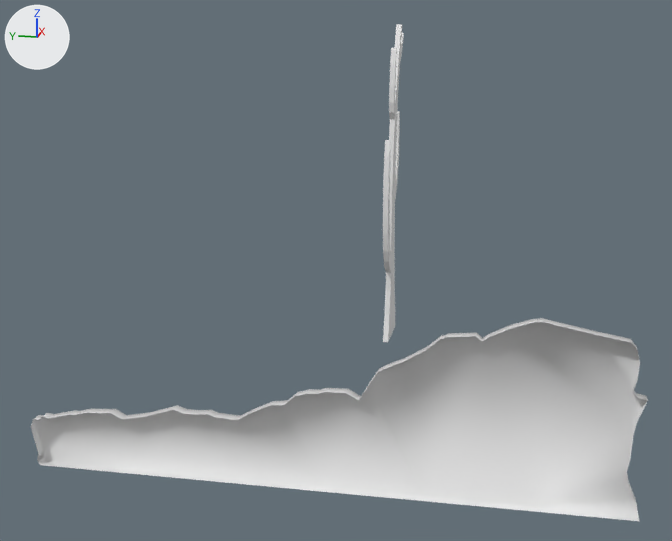
Renders of the FBX model SparkleLeaf/Assets/Art/Models/tree_01.fbx from each side of a commit.
One viewpoint serves both versions: a camera (50 mm lens) standing at (-13.21, -1.79, 4.24) and looking at (-2.41, 0.37, 1.54). The axes (+X, +Y, +Z) are drawn at upper left. The lights are the same throughout. Materials are left out; every surface is plain grey.

Names of what the first picture shows: 'ground_01', 'tree_01'.
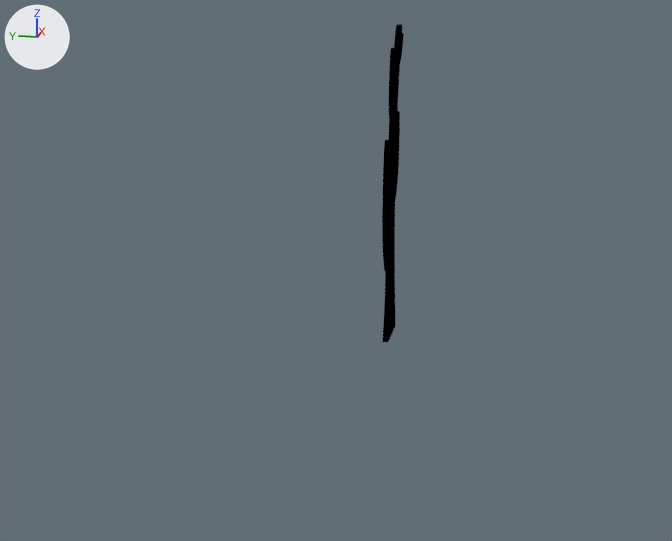
The newer file is also rescaled (x0.01) as a whole; pictures and numbers use the older file's frame.

Pixel boxes [x1, y1, x2, y2] of what changed, in the pictures (672 x 541 px):
'ground_01', deleted
    before: [31, 318, 648, 521]

Patch to the scene script:
```diff
--- a/SparkleLeaf/Assets/Art/Models/tree_01.fbx.py
+++ b/SparkleLeaf/Assets/Art/Models/tree_01.fbx.py
@@ ob_ground_01 @@
-ob_ground_01 = bpy.data.objects.new('ground_01', me_untitled_011)
-ob_ground_01.location = (-5.0, 0.0, 0.0)
```
